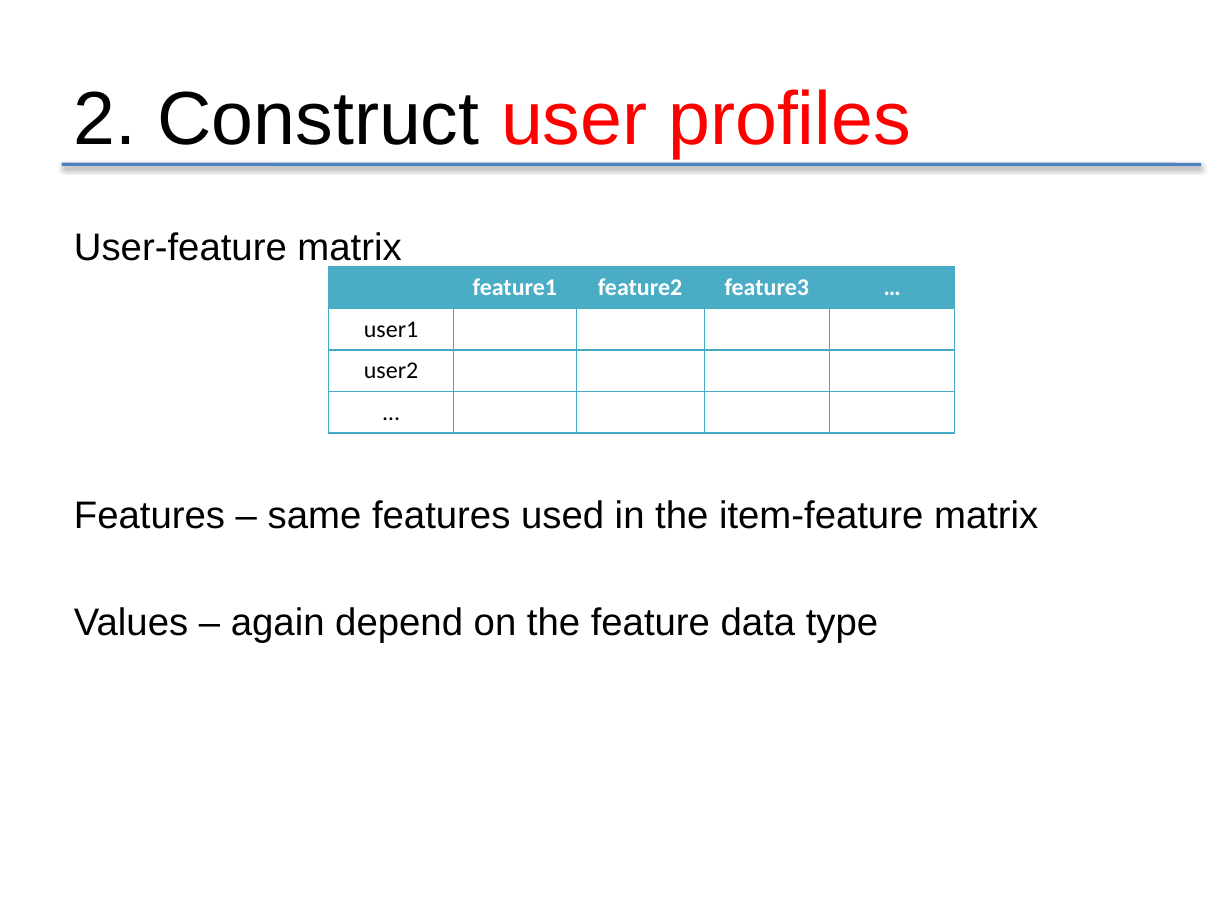
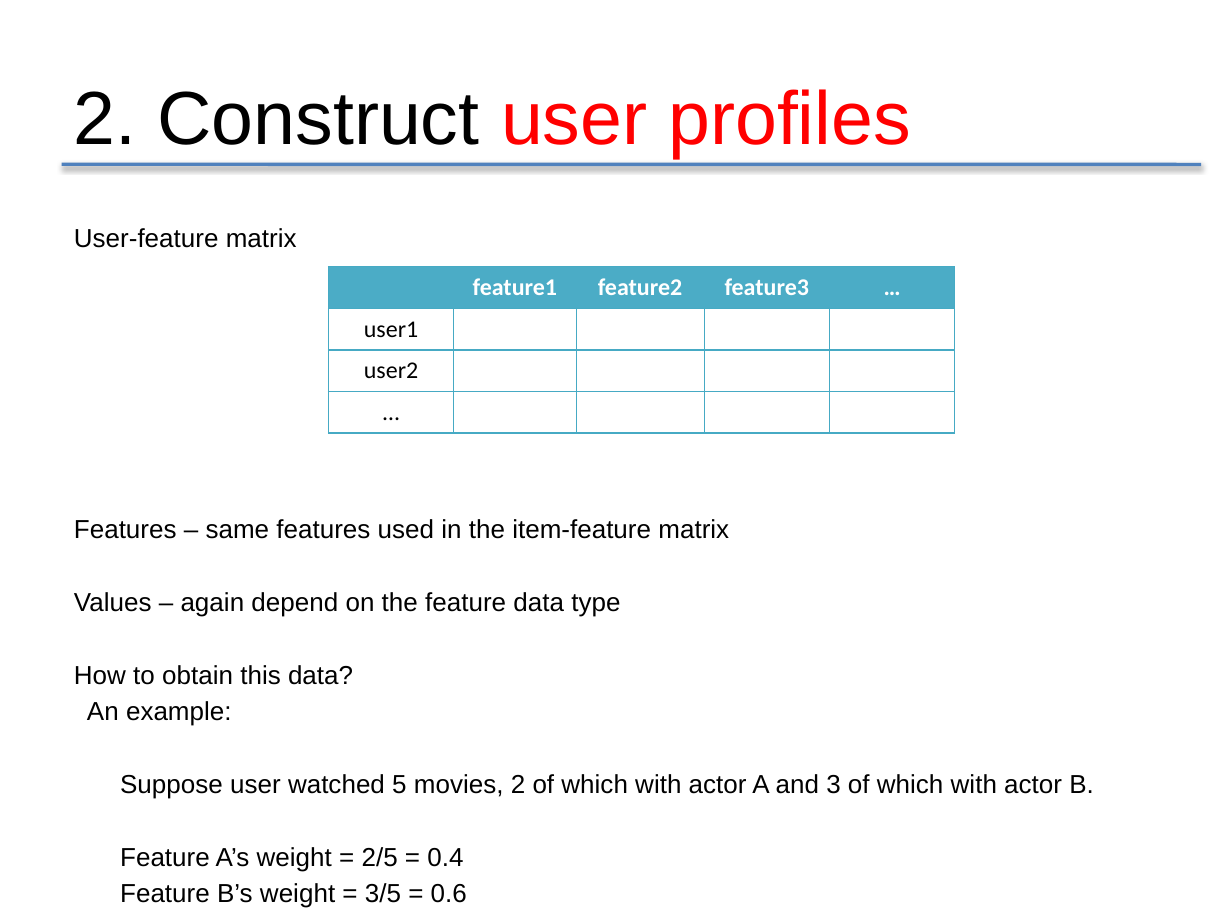
Before and after one commit to sarahpark23/RecommenderSystems, a slide deck: slide 4 of content-based.pptx (slide 3 before the commit). Drawn at 1232x924 pixels with LibreOffice and Linux fonts; fonts in the diff are those of the drawing. Boxes give left, top, right and bottom in pixels: in the first picture for what was removed or moved away, otherwise in the second. Text is boxed around its words. In the diff, an @@ line names an element or a change of style, - is before the commit and + after.

```diff
--- a/content-based.pptx
+++ b/content-based.pptx
@@ text at (74, 228, 729, 617): size 22.4 to 15.2 pt in "User-feature matrix", "Features – same features used in the ...", "Values – again depend on the feature ..."; less space between paragraphs @@
@@ text at (74, 665, 1094, 908): paragraphs added @@
+How to obtain this data?
+An example:
+Suppose user watched 5 movies, 2 of which with actor A and 3 of which with actor B.
+Feature A’s weight = 2/5 = 0.4
+Feature B’s weight = 3/5 = 0.6
```
Also in this commit, not shown: 1 other slide changed, 3 slides added.
